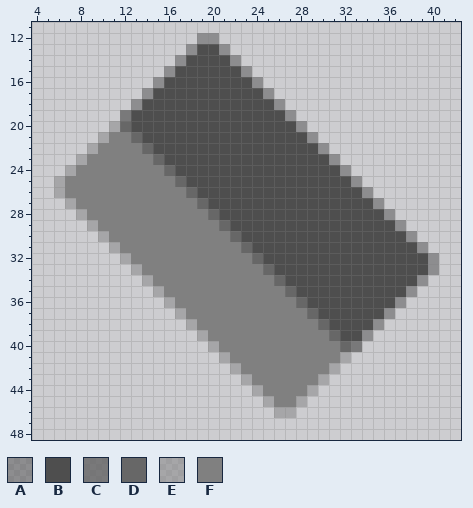
A pixel-art sprite gets an edit: img/westEastDeadEnd.png. This is how it looked before the edit.
The file is 64x64 pixels. Shown: x 4..42, y 11..48.
Palette (. is transparent): A #4e4e4e80  B #4e4e4e  C #5e5e5ec0  D #676767  E #80808080  F #808080
Pixels before, first column x 6:
12 .............AA....................
13 ............ABBA...................
14 ...........ABBBBA..................
15 ..........ABBBBBBA.................
16 .........ABBBBBBBBA................
17 ........ABBBBBBBBBBA...............
18 .......ABBBBBBBBBBBBA..............
19 ......CBBBBBBBBBBBBBBA.............
20 .....EDBBBBBBBBBBBBBBBA............
21 ....EFFDBBBBBBBBBBBBBBBA...........
22 ...EFFFFDBBBBBBBBBBBBBBBA..........
23 ..EFFFFFFDBBBBBBBBBBBBBBBA.........
24 .EFFFFFFFFDBBBBBBBBBBBBBBBA........
25 EFFFFFFFFFFDBBBBBBBBBBBBBBBA.......
26 EFFFFFFFFFFFDBBBBBBBBBBBBBBBA......
27 .EFFFFFFFFFFFDBBBBBBBBBBBBBBBA.....
28 ..EFFFFFFFFFFFDBBBBBBBBBBBBBBBA....
29 ...EFFFFFFFFFFFDBBBBBBBBBBBBBBBA...
30 ....EFFFFFFFFFFFDBBBBBBBBBBBBBBBA..
31 .....EFFFFFFFFFFFDBBBBBBBBBBBBBBBA.
32 ......EFFFFFFFFFFFDBBBBBBBBBBBBBBBA
33 .......EFFFFFFFFFFFDBBBBBBBBBBBBBBA
34 ........EFFFFFFFFFFFDBBBBBBBBBBBBA.
35 .........EFFFFFFFFFFFDBBBBBBBBBBA..
36 ..........EFFFFFFFFFFFDBBBBBBBBA...
37 ...........EFFFFFFFFFFFDBBBBBBA....
38 ............EFFFFFFFFFFFDBBBBA.....
39 .............EFFFFFFFFFFFDBBA......
40 ..............EFFFFFFFFFFFDC.......
41 ...............EFFFFFFFFFFE........
42 ................EFFFFFFFFE.........
43 .................EFFFFFFE..........
44 ..................EFFFFE...........
45 ...................EFFE............
46 ....................EE.............
New version:
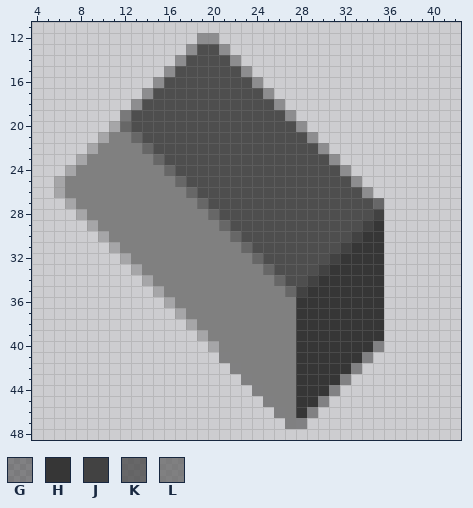
Colours new in this view: G #36363680  H #363636  J #424242  K #464646c0  L #676767c0
Author's note on the commit: Fix : Start and end of walls
Change:
Colour E gives way to colour F in row 46 at x 27.
The edit adds colour G in row 40 at x 35; in row 41 at x 34; in row 42 at x 33; in row 43 at x 32; in row 44 at x 31; in row 45 at x 30.
The edit adds colour G in row 46 at x 29; in row 47 at x 28.
The edit adds colour H in row 39 at x 35; in row 40 at x 34; in row 41 at x 33; in row 42 at x 32; in row 43 at x 31; in row 44 at x 30.
The edit adds colour H in row 45 at x 29; in row 46 at x 28.
Colour A gives way to colour H in row 38 at x 35; in row 39 at x 34.
Colour B gives way to colour H in row 29 at x 35; in row 30 at x 34 to 35; in row 31 at x 33 to 35; in row 32 at x 32 to 35; in row 33 at x 31 to 35; in row 34 at x 30 to 35.
Colour B gives way to colour H in rows 35 to 36 at x 29 to 35; in row 37 at x 30 to 35; in row 38 at x 31 to 34; in row 39 at x 32 to 33.
Colour C gives way to colour H in row 40 at x 33.
Colour D gives way to colour H in row 36 at x 28; in row 37 at x 29; in row 38 at x 30; in row 39 at x 31; in row 40 at x 32.
Colour E gives way to colour H in row 41 at x 32; in row 42 at x 31; in row 43 at x 30; in row 44 at x 29; in row 45 at x 28.
Colour F gives way to colour H in row 37 at x 28; in row 38 at x 28 to 29; in row 39 at x 28 to 30; in rows 40 to 41 at x 28 to 31; in row 42 at x 28 to 30; in row 43 at x 28 to 29.
Colour F gives way to colour H in row 44 at x 28.
Colour B gives way to colour J in row 28 at x 35; in row 29 at x 34; in row 30 at x 33; in row 31 at x 32; in row 32 at x 31; in row 33 at x 30.
Colour B gives way to colour J in row 34 at x 29; in row 35 at x 28.
Colour A gives way to colour K in row 27 at x 35.
The edit adds colour L in row 47 at x 27.
Colour E gives way to colour L in row 41 at x 21; in row 42 at x 22; in row 43 at x 23; in row 44 at x 24; in row 45 at x 25; in row 46 at x 26.
Colour A is removed in row 28 at x 36; in row 29 at x 37; in row 30 at x 38; in row 31 at x 39; in rows 32 to 33 at x 40; in row 34 at x 39.
Colour A is removed in row 35 at x 38; in row 36 at x 37; in row 37 at x 36.
Colour B is removed in row 29 at x 36; in row 30 at x 36 to 37; in row 31 at x 36 to 38; in rows 32 to 33 at x 36 to 39; in row 34 at x 36 to 38; in row 35 at x 36 to 37.
Colour B is removed in row 36 at x 36.
Changed places in both pictures, as pixel boxes (x1, y1, x2, y2):
changed: (219, 198, 439, 429)
